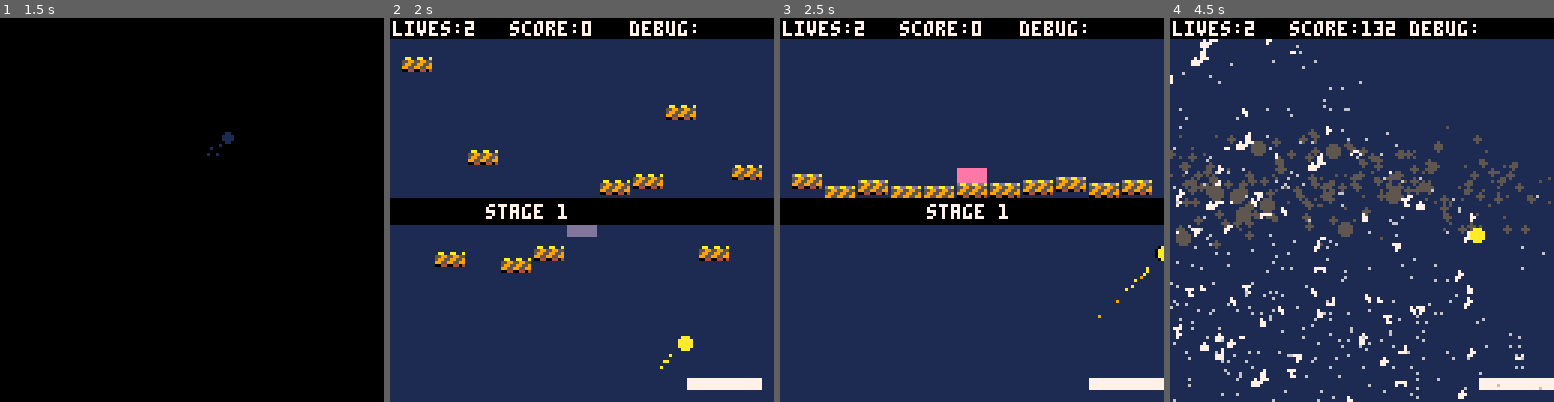
Above: before the commit, frames 1-4 (left to right).
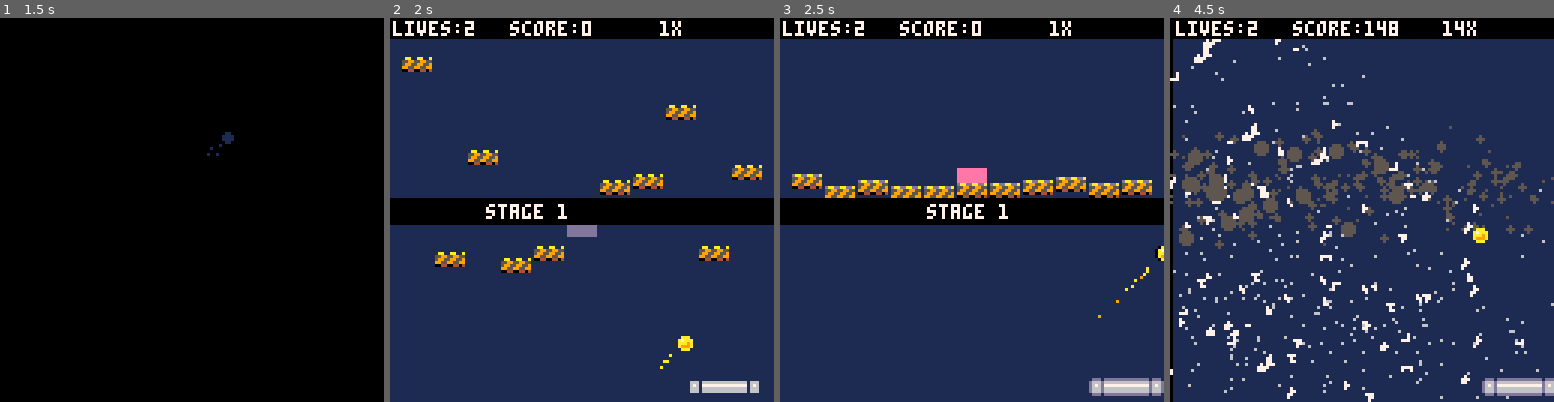
Above: after the commit, the same moments.

Repository: grantconnerywalker/MyPico-8Carts
Game: PICO-8 cartridge mybreakout.p8
The game is run twice, just before and just after one commit, with the same random seed, the same clock (stepped at 60 frames per second) and the same inputs.
Inputs:
- Up to frame 1 (1.5 s): tap X (X key) at 0.33, 1.07 s; tap O (Z key) at 0.7 s
- Up to frame 2 (2 s): hold Right from 1.6 s (still down); tap O (Z key) at 1.7 s; tap X (X key) at 1.85 s
- Up to frame 3 (2.5 s): release Right at 2.1 s; tap O (Z key) at 2.1 s; hold Up 2.15-2.42 s; hold Right from 2.47 s (still down)
- Up to frame 4 (4.5 s): tap O (Z key) every 0.4 s from 2.5 to 4.1 s; tap X (X key) at 2.97, 4.08 s; release Right at 3.03 s; hold Left 3.08-3.58 s; hold Down 3.63-3.97 s; hold Right from 4.02 s (still down)

Frame 1 is identical in both runs. In frame 2, 1.0% of the frame differs, in the area x 62-97%, y 0-98%; in frame 3, 1.1%; in frame 4, 14%, in the area x 0-100%, y 0-100%.

Commit message:
finished 53 (more sprites)

Diff:
--- a/mybreakout.p8
+++ b/mybreakout.p8
@@ -4,12 +4,6 @@
 -----------------------------
 ----------- main ------------
 -----------------------------
-
-// goals
-// 6. juiciness (particles/shake)
-// 	screen shake
-//  text blinking
-// 8. high score
 
 function _init()
 	printh("hello!")
@@ -163,8 +157,10 @@
 	if bricks[_i].t == "b" then
 		bricks[_i].v=false
 		if _combo then
+			boostchain()
 			score+=10*multiplier*pointsmult
-			multiplier+=1
+			--multiplier+=1
+			boostchain()
 		end
 		if multiplier>5 then
 			sfx(6)
@@ -186,7 +182,7 @@
 			brick_v[_i]=false
 			if _combo then
 				score+=10*multiplier*pointsmult
-				multiplier+=1
+				boostchain()
 				if multiplier>5 then
 					sfx(6)
 				elseif multiplier>15 then
@@ -208,7 +204,7 @@
 		sfx(7)
 		if _combo then
 			score+=multiplier*pointsmult
-			multiplier+=1
+			boostchain()
 		end
 		bricks[_i].v=false
 		spawnpill(bricks[_i].x,bricks[_i].y)
@@ -223,11 +219,19 @@
 		bricks[_i].t="zz"
 		if _combo then
 			score+=multiplier*pointsmult
-			multiplier+=1
+			boostchain()
 		end
 		--spawn particles
 		shatterbrick(bricks[_i],lasthitx,lasthity)
 	end
+end
+
+--increase chain by one
+function boostchain()
+	if multiplier==15 then
+		showsash("sick!!",12,1)
+	end
+	multiplier+=1
 end
 
 function spawnpill(_x,_y)
@@ -1584,8 +1588,6 @@
 	--cls(1)
 	rectfill(0,0,127,127,1)
 
-	rectfill(pad_x,pad_y,pad_x+pad_w,pad_y+pad_h,7)
-
 	-- draw bricks
 	for i=1,#bricks do
 		local _bsprite=false
@@ -1634,10 +1636,8 @@
 
 	-- draw pills
 	for i=1,#pills do
-		if pills[i].t==5 then
-			palt(0,false)
-			palt(15,true)
-		end
+		palt(0,false)
+		palt(13,true)
 		spr(pills[i].t,pills[i].x,pills[i].y)
 		palt()
 	end
@@ -1645,11 +1645,13 @@
 		-- draw ball and paddle
 	print(message, 0, 0, 8)
 	for i=1,#ball do
-			local ballc=ball_color
+			local _ballspr=34
 			if timer_mega > 0 then
-				--ballc = 14
-			end
-			circfill(ball[i].x,ball[i].y,ball_r,ballc)
+				_ballspr=35
+			end
+			palt(1,true)
+			spr(_ballspr,ball[i].x-3,ball[i].y-3)
+			palt()
 			if ball[i].stuck then
 --				line(ball[i].x+ball[i].dx*4*arrm,
 --				ball[i].y+ball[i].dy*4*arrm,
@@ -1666,6 +1668,14 @@
 			end
 	end
 
+	palt(1,true)
+	sspr(0,16,5,6,pad_x,pad_y)
+	sspr(8,16,5,6,pad_x+pad_w-4,pad_y)
+	for i=5,pad_w-5 do
+		sspr(5,16,1,6,pad_x+i,pad_y)
+	end
+	palt()
+
 	-- ui
 	rectfill(0,0,128,banner,0)
 	if debug1!="" then
@@ -1673,7 +1683,8 @@
 	else
 		print("lives:"..lives,1,1,7)
 		print("score:"..score,40,1,7)
-	print("debug:"..debug1,80,1,7)
+		print(multiplier.."x",90,1,7)
+		--print("debug:"..debug1,80,1,7)
 	end
 
 	draw_sash()
@@ -1876,14 +1887,14 @@
 	end
 end
 __gfx__
-0000000006777760067777600677776006777760f677776f0677776006777760daaddaadda777666666677766667777777777777000000000000000000000000
-00000000559944955576777555b33bb555c1c1c55508800555e222e555a9aaa55599559955ddddddddddccddddddcceeeeeeeeee000000000000000000000000
-00700700559499955576777555b3bbb555cc1cc55508080555e222e555a9aaa55995599559ddddd6d6ddccddccddcceeeeeeeeee000000000000000000000000
-00077000559949955576777555b3bbb555cc1cc55508800555e2e2e555a99aa59955995599dd6dddddd6ccddddddcceeeeeeeeee000000000000000000000000
-00077000554499955576677555b33bb555c1c1c55508080555e2e2e555a99aa500440044045555555555ddd5555ddddddddddddd000000000000000000000000
-00700700059999500577775005bbbb5005cccc50f500005f05eeee5005aaaa500000000000000000000000000000000000000000000000000000000000000000
-0000000000000000000000000000000000000000ffffffff00000000000000000000000000000000000000000000000000000000000000000000000000000000
-0000000000000000000000000000000000000000ffffffff00000000000000000000000000000000000000000000000000000000000000000000000000000000
+00000000dd6666dddd6666dddd6666dddd6666dddd6666dddd6666dddd6666dddaaddaadda777666666677766667777777777777000000000000000000000000
+00000000d660066dd660066dd660066dd660066dd660066dd660066dd660066d5599559955ddddddddddccddddddcceeeeeeeeee000000000000000000000000
+00700700660550556606605566033055660110556600005566022055660990555995599559ddddd6d6ddccddccddcceeeeeeeeee000000000000000000000000
+00077000605754056067670560373b0560171c056007080560272e0560979a059955995599dd6dddddd6ccddddddcceeeeeeeeee000000000000000000000000
+0007700060554405606677056033bb056011cc05600088056022ee056099aa0500440044045555555555ddd5555ddddddddddddd000000000000000000000000
+007007006604405566077055660bb055660cc05566088055660ee055660aa0550000000000000000000000000000000000000000000000000000000000000000
+00000000d660055dd650055dd650055dd650055dd650055dd650055dd650055d0000000000000000000000000000000000000000000000000000000000000000
+00000000dd5555dddd5555dddd5555dddd5555dddd5555dddd5555dddd5555dd0000000000000000000000000000000000000000000000000000000000000000
 00000000000000000000000000000000000000000000000000000000000000000000000000000000000000000000000000000000000000000000000000000000
 00000000000000000000000000000000000000000000000000000000000000000000070000000000077700000000000007000000000000000000000000000000
 00070000000070000007000000000000000000000000000000000000000000000000770000000000007700000000000007700000000000000000000000000000
@@ -1892,14 +1903,14 @@
 00000000000000000000000000000000007700000000000000000000000077000777700000000000000000000777000000000000000007700000000000000000
 00000000000000000000000000000000000000000000000000000000000000000777000000000000000000000000000000000000000007000000000000000000
 00000000000000000000000000000000000000000000000000000000000000000000000000000000000000000000000000000000000000000000000000000000
-00000000000000000000000000000000000000000000000000000000000000000000000000000000000000000000000000000000000000000000000000000000
-00000000000000000000000000000000000000000000000000000000000000000000000000000000000000000000000000000000000000000000000000000000
-00000000000000000000000000000000000000000000000000000000000000000000000000000000000000000000000000000000000000000000000000000000
-00000000000000000000000000000000000000000000000000000000000000000000000000000000000000000000000000000000000000000000000000000000
-00000000000000000000000000000000000000000000000000000000000000000000000000000000000000000000000000000000000000000000000000000000
-00000000000000000000000000000000000000000000000000000000000000000000000000000000000000000000000000000000000000000000000000000000
-00000000000000000000000000000000000000000000000000000000000000000000000000000000000000000000000000000000000000000000000000000000
-00000000000000000000000000000000000000000000000000000000000000000000000000000000000000000000000000000000000000000000000000000000
+1ddd1ddd1ddd11111111111111eee111000000000000000000000000000000000000000000000000000000000000000000000000000000000000000000000000
+d666d666d666d11111aaa1111e000e11000000000000000000000000000000000000000000000000000000000000000000000000000000000000000000000000
+d676d777d676d1111a7aaa11e07000e1000000000000000000000000000000000000000000000000000000000000000000000000000000000000000000000000
+d666d666d666d1111aaa9a11e00050e1000000000000000000000000000000000000000000000000000000000000000000000000000000000000000000000000
+d666d666d666d1111a999a11e05550e10000c00000000000000e00000000a0000000000000000000000000000000000000000000000000000000000000000000
+1ddd1ddd1ddd111111aaa1111e000e11000000000000000000000000000000000000000000000000000000000000000000000000000000000000000000000000
+11111111111111111111111111eee111000000000000000000000000000000000000000000000000000000000000000000000000000000000000000000000000
+11111111111111111111111111111111000000000000000000000000000000000000000000000000000000000000000000000000000000000000000000000000
 00000000000000000000000000000000000000000000000000000000000000000000000000000000000000000000000000000000000000000000000000000000
 00000000000000000000000000000000000000000000000000000000000000000000000000000000000000000000000000000000000000000000000000000000
 00000000000000000000000000000000000000000000000000000000000000000000000000000000000000000000000000000000000000000000000000000000
